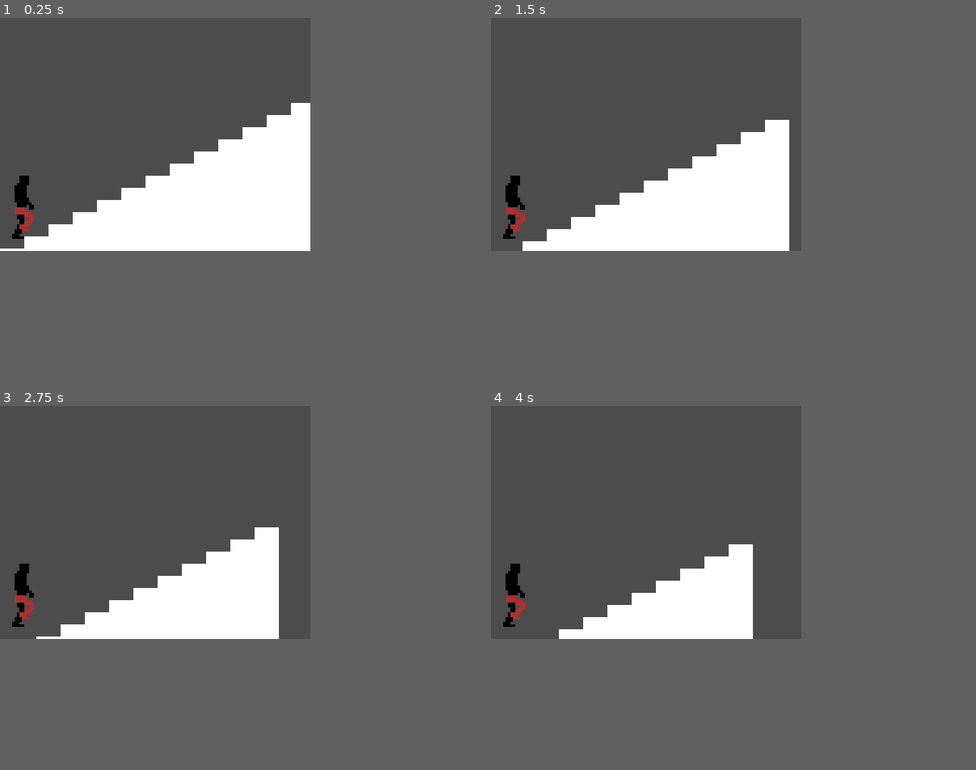
Above: before the commit, frames 1-4 (two rows, left to right).
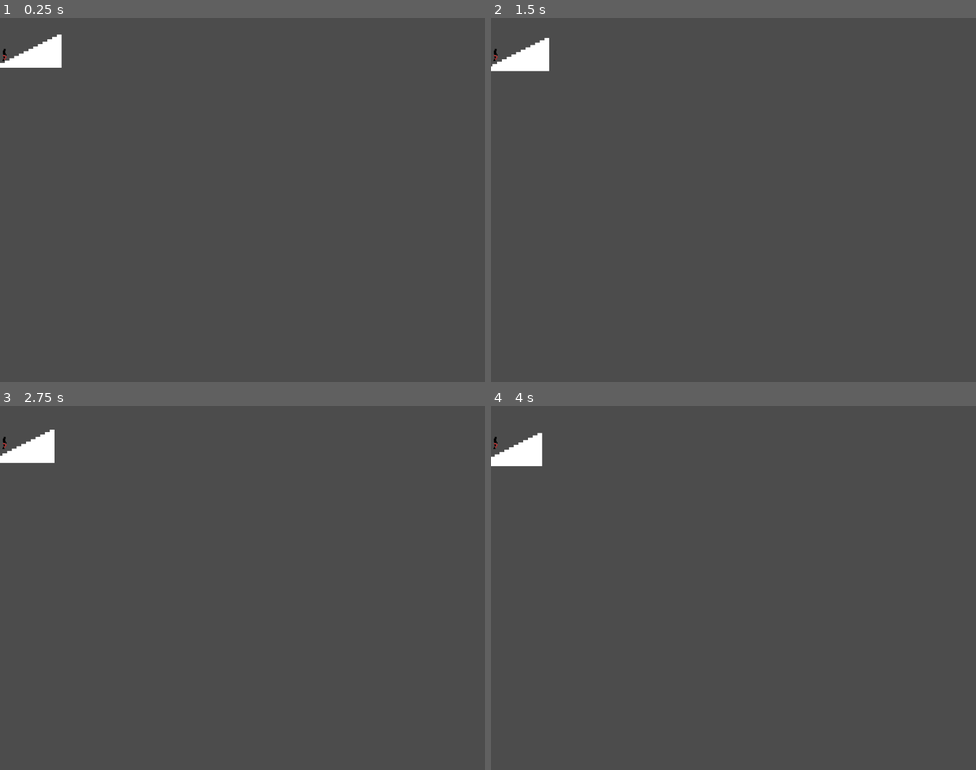
Above: after the commit, the same moments.

Repository: skooda/foking-stairs
Game: Godot game, scene res://scenes/main.tscn
The game is run twice, just before and just after one commit, with the same random seed, the same clock (stepped at 60 frames per second) and the same inputs. Before the commit the project starts from res://scenes/Main.tscn.
Inputs:
- Up to frame 1 (0.25 s): no input
- Up to frame 2 (1.5 s): no input
- Up to frame 3 (2.75 s): no input
- Up to frame 4 (4 s): no input
The window is 512x384 before the commit and 800x600 after it. Grey fills any space a smaller window leaves; there, only what the larger window draws over its background counts as a difference.

The runs differ from the first frame. In frame 1, 14% of the frame differs, in the area x 0-64%, y 4-64%; in frame 2, 12%; in frame 3, 8.9%; in frame 4, 6.8%.

Commit message:
Normalize caps in filenames

Diff:
--- a/entities/player/Player.tscn
+++ b/entities/player/player.tscn
@@ -11,6 +11,7 @@
 } ]
 
 [node name="Player" type="Node2D"]
+position = Vector2( 0, 1 )
 
 [node name="AnimatedSprite" type="AnimatedSprite" parent="."]
 frames = SubResource( 1 )
--- a/entities/world/World.tscn
+++ b/entities/world/world.tscn
@@ -1,14 +1,14 @@
 [gd_scene load_steps=5 format=2]
 
-[ext_resource path="res://assets/original/Sprite-0002.png" type="Texture" id=1]
-[ext_resource path="res://entities/world/World.gd" type="Script" id=2]
+[ext_resource path="res://entities/world/world.gd" type="Script" id=1]
+[ext_resource path="res://assets/original/Sprite-0002.png" type="Texture" id=2]
 
 [sub_resource type="ConvexPolygonShape2D" id=1]
 points = PoolVector2Array( 5, 5, 0, 5, 0, 0, 5, 0 )
 
 [sub_resource type="TileSet" id=2]
 0/name = "Sprite-0002.png 0"
-0/texture = ExtResource( 1 )
+0/texture = ExtResource( 2 )
 0/tex_offset = Vector2( 0, 0 )
 0/modulate = Color( 1, 1, 1, 1 )
 0/region = Rect2( 0, 0, 5, 5 )
@@ -30,7 +30,8 @@
 0/z_index = 0
 
 [node name="World" type="Node2D"]
-script = ExtResource( 2 )
+position = Vector2( -8, -1 )
+script = ExtResource( 1 )
 
 [node name="TileMap" type="TileMap" parent="."]
 tile_set = SubResource( 2 )
--- a/project.godot
+++ b/project.godot
@@ -11,13 +11,12 @@
 [application]
 
 config/name="Own"
-run/main_scene="res://scenes/Main.tscn"
+run/main_scene="res://scenes/main.tscn"
 config/icon="res://icon.png"
 
 [display]
 
-window/size/width=128
-window/size/height=96
+window/size/height=768
 window/size/fullscreen=true
 window/stretch/mode="viewport"
 window/stretch/aspect="keep"
--- a/scenes/Main.tscn
+++ b/scenes/main.tscn
@@ -1,7 +1,7 @@
 [gd_scene load_steps=3 format=2]
 
-[ext_resource path="res://entities/player/Player.tscn" type="PackedScene" id=1]
-[ext_resource path="res://entities/world/World.tscn" type="PackedScene" id=2]
+[ext_resource path="res://entities/player/player.tscn" type="PackedScene" id=1]
+[ext_resource path="res://entities/world/world.tscn" type="PackedScene" id=2]
 
 [node name="Main" type="Node2D"]
 
